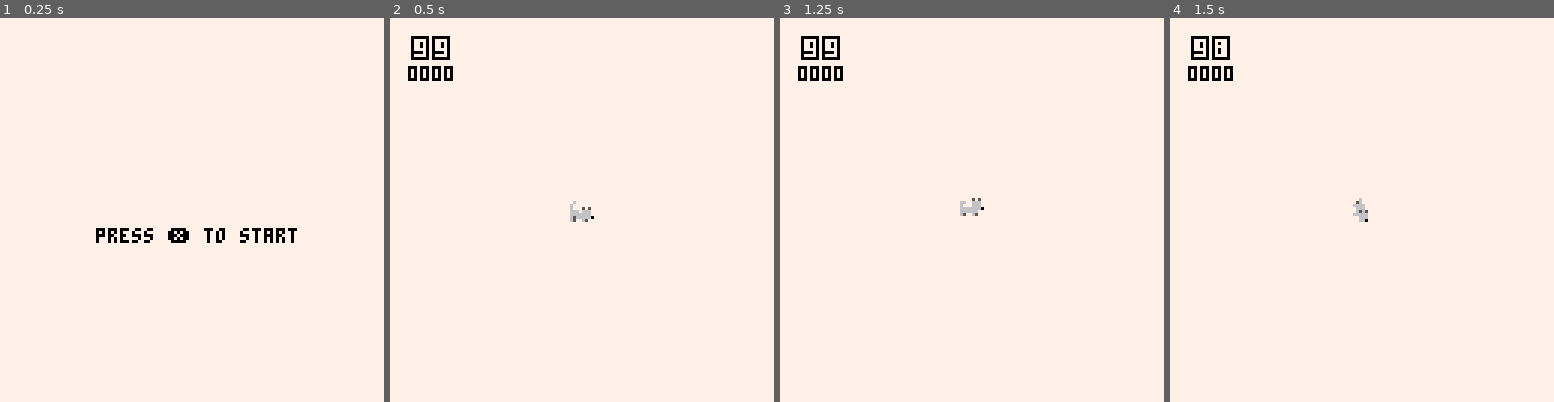
Above: before the commit, frames 1-4 (left to right).
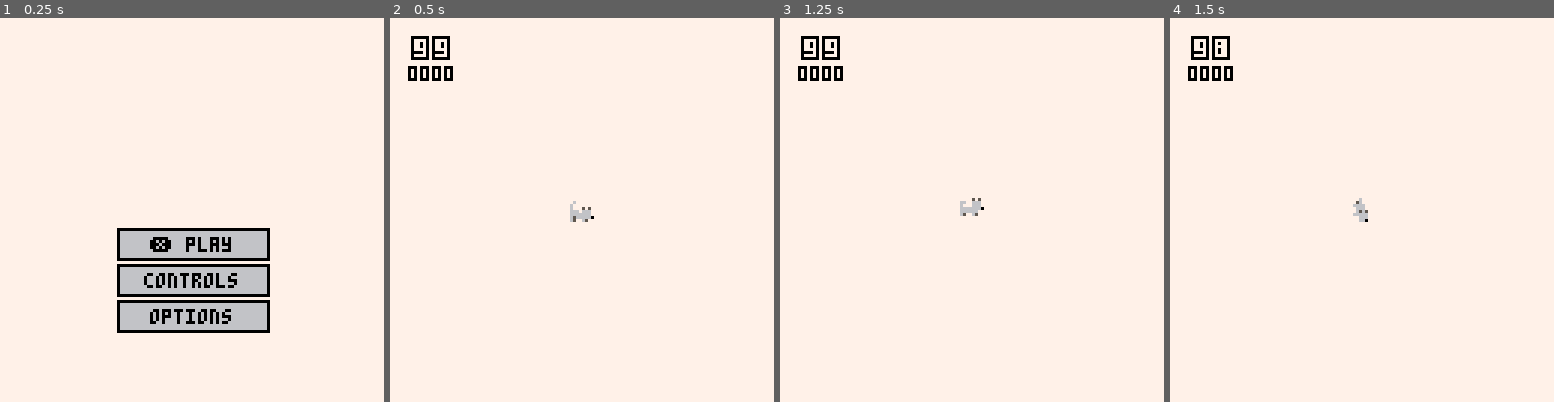
Above: after the commit, the same moments.

Repository: Ori-Rowan/pounce
Game: PICO-8 cartridge pounce.p8
The game is run twice, just before and just after one commit, with the same random seed, the same clock (stepped at 60 frames per second) and the same inputs.
Inputs:
- Up to frame 1 (0.25 s): no input
- Up to frame 2 (0.5 s): tap X (X key) at 0.33 s
- Up to frame 3 (1.25 s): tap O (Z key) at 0.7 s; tap X (X key) at 1.07 s
- Up to frame 4 (1.5 s): no input

The runs differ from the first frame. In frame 1, 10% of the frame differs, in the area x 25-78%, y 54-83%; in frame 2, nothing differs; in frame 3, nothing differs; in frame 4, nothing differs.

Commit message:
menu update

Diff:
--- a/src/gameplay/player.lua
+++ b/src/gameplay/player.lua
@@ -17,6 +17,8 @@
     tbl.listen_t_fixed = 1 -- fixed portion of listen time (seconds)
     tbl.listen_t_offset = 0.5 -- random portion of listen time (seconds)
     tbl.pounce_time = 1 -- how long does pounce anim take (seconds)
+    tbl.camera_shake_f = 3
+    tbl.pounce_sfx = 1
     tbl.max_dist = 15 -- margin of error for rodents
 
     tbl:enter_state(PLAYER_STATE.idle)
@@ -165,13 +167,20 @@
 end
 
 function Player:pounce_anim()
-    self.spr=5
-    for i=0,6 do
-        yield()
-        yield()
-        self.spr+=1
+    while true do
+        self.spr=5
+        for i=1,7 do
+            yield()
+            yield()
+            self.spr+=1
+        end
+        sfx(self.pounce_sfx)
+        Camera:shake(self.camera_shake_f)
+        ParticleManager:create_particle(SnowSplashParticle, {x=self.x+4, y=self.y+10},15)
+
+        for i=1,seconds_to_frames(self.pounce_time)-7 do
+            yield()
+        end
+
     end
-    sfx(1)
-    Camera:shake(3)
-    ParticleManager:create_particle(SnowSplashParticle, {x=self.x+4, y=self.y+10},15)
 end
--- a/src/scenes/menu_scene.lua
+++ b/src/scenes/menu_scene.lua
@@ -11,19 +11,135 @@
     return tbl
 end
 
+MENU_SCENE_STATE={
+    main=1,
+    controls=2,
+    options=3
+}
+
 function MenuScene:update()
-    if btnp(5) then
-        log('Enter GameScene')
-        SceneManager:enter_scene(GameScene)
+    if self.state==MENU_SCENE_STATE.main then
+        self:main_update()
+    elseif self.state==MENU_SCENE_STATE.controls then
+        self:controls_update()
+    elseif self.state==MENU_SCENE_STATE.options then
+        self:options_update()
     end
 end
 
 function MenuScene:draw()
-    print("press ❎ to start", 32,70,0)
-    -- print_align_center("use x to pounce", 10,8,30)
-    -- print_align_center("use arows to walk", 50, 8, 30)
-    -- print_align_center("stand still to listen", 90, 8, 30)
+    if self.state==MENU_SCENE_STATE.main then
+        self:main_draw()
+    elseif self.state==MENU_SCENE_STATE.controls then
+        self:controls_draw()
+    elseif self.state==MENU_SCENE_STATE.options then
+        self:options_draw()
+    end
+end
+
+function MenuScene:enter()
+    self.pointer = 1
+    self.state = MENU_SCENE_STATE.main
+end
+
+function MenuScene:main_update()
+    -- pointer
+    if btnp(2) then
+        self.pointer-=1
+    end
+    if btnp(3) then
+        self.pointer+=1
+    end
+    self.pointer = mid(1,self.pointer,3)
+
+    -- btn press
+    if btnp(5) then
+        if self.pointer==1 then
+            log('Enter GameScene')
+            SceneManager:enter_scene(GameScene)
+        elseif self.pointer==2 then
+            self.state = MENU_SCENE_STATE.controls
+            self.players = {
+                Player:new({x=22,y=50, scene=self}),
+                Player:new({x=60,y=50, scene=self}),
+                Player:new({x=98,y=50, scene=self}),
+            }
+            self.players[1].anim=cocreate(function()self.players[1]:idle_anim()end)
+            self.players[2].anim=cocreate(function()self.players[2]:walk_anim()end)
+            self.players[3].camera_shake_f = 0
+            self.players[3].pounce_sfx = -1
+            self.players[3].anim=cocreate(function()self.players[3]:pounce_anim()end)
 
 
-    -- rect(20,8,60,80)
+        elseif self.pointer==3 then
+            self.state = MENU_SCENE_STATE.options
+        end
+    end
 end
+
+function MenuScene:main_draw()
+    self:draw_button(39,70,50,10,'play', self.pointer==1)
+    self:draw_button(39,82,50,10,'controls', self.pointer==2)
+    self:draw_button(39,94,50,10,'options', self.pointer==3)
+end
+
+function MenuScene:controls_update()
+    foreach(self.players, function (p)
+        if p.anim then
+            coresume(p.anim)
+        end
+    end)
+
+    if btnp(5) then
+        self.state=MENU_SCENE_STATE.main
+    end
+end
+
+function MenuScene:controls_draw()
+    rectfill(10,10,118,118,6)
+    rect(10,10,118,118,0)
+
+    rectfill(12,40,40,68,7)
+    print_align_center("stand to listen", 12,72,30)
+
+    rectfill(50,40,78,68,7)
+    print_align_center("use ⬅️⬆️➡️⬇️ to walk", 50, 72, 30)
+
+    rectfill(88,40,116,68,7)
+    print_align_center("use ❎ to pounce", 88, 72, 30)
+
+    print("❎ back", 12, 12, 0)
+    rect(10,10,40,18,0)
+
+    foreach(self.players, function (p)
+        p:draw()
+    end)
+end
+
+function MenuScene:options_update()
+    if btnp(5) then
+        self.state=MENU_SCENE_STATE.main
+    end
+end
+
+function MenuScene:options_draw()
+    rectfill(10,10,118,118,6)
+    rect(10,10,118,118,0)
+
+
+    print("❎ back", 12, 12, 0)
+    rect(10,10,40,18,0)
+
+    print_align_center("to be added", 10, 60, 108)
+
+end
+
+
+function MenuScene:draw_button(x,y,w,h,msg,pointer)
+    if pointer then
+        msg ="❎ "..msg
+    end
+    rectfill(x,y,x+w,y+h,6)
+    rect(x,y,x+w,y+h,0)
+    print_align_center(msg, x,y+h/2-2,w,0)
+end
--- a/src/utils/utils.lua
+++ b/src/utils/utils.lua
@@ -79,7 +79,7 @@
 end
 
 -- print
-function print_align_center(msg, x, y, w)
+function print_align_center(msg, x, y, w, col)
     local words = split(msg, " ")
     local rows = {}
     local current_row = ""
@@ -90,7 +90,7 @@
             current_row = word
         else
             -- Check if adding the next word would exceed width
-            if (#current_row + 1 + #word) * 4 > w then
+            if  str_width(current_row.." "..word)> w then
                 add(rows, current_row)
                 current_row = word
             else
@@ -107,8 +107,17 @@
     -- Print centered
     for i=1, #rows do
         local row = rows[i]
-        print(row, x + (w - #row * 4) / 2, y + 6 * (i-1))
+        print(row, x + (w - str_width(row)) / 2, y + 6 * (i-1), col)
     end
+end
+
+function str_width(str)
+    local len = 0
+    foreach(str, function (char)
+        len += 4
+        if (ord(char) >= 128) len+=4
+    end)
+    return len
 end
 
 -- table
@@ -119,3 +128,17 @@
   end
   return c
 end
+
+-- Source - https://stackoverflow.com/a/33511182
+-- Posted by Oka, modified by community. See post 'Timeline' for change history
+-- Retrieved 2026-01-28, License - CC BY-SA 3.0
+
+local function has_value (t, val)
+    for i, v in ipairs(t) do
+        if v == val then
+            return true
+        end
+    end
+
+    return false
+end
